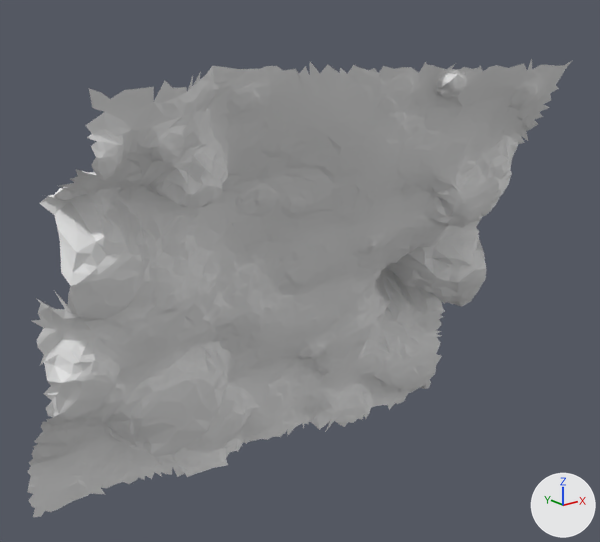
The glTF model moon small_tiles/tile_125.glb: old version first, new version second.
Both versions are drawn from a 50 mm lens placed at (-2.51, 19.57, 14.95), pointed at (2.64, 26.01, 12.37). Every picture has the same lights, and +X, +Y and +Z are marked at lower right. The older version comes first. Vertices at exactly the same position are counted once.

The scene before the commit, as lines of its bpy script (objects in view):
```python
me_t125 = bpy.data.meshes.new('t125')
me_t125.from_pydata(...)  # 5393 vertices, 10457 faces; spans x -0.07..5.39, y 24.52..27.22, z 9.77..14.56
ob_t125 = bpy.data.objects.new('t125', me_t125)
ob_t125.location = (0.0, 0.0, 0.0)
```
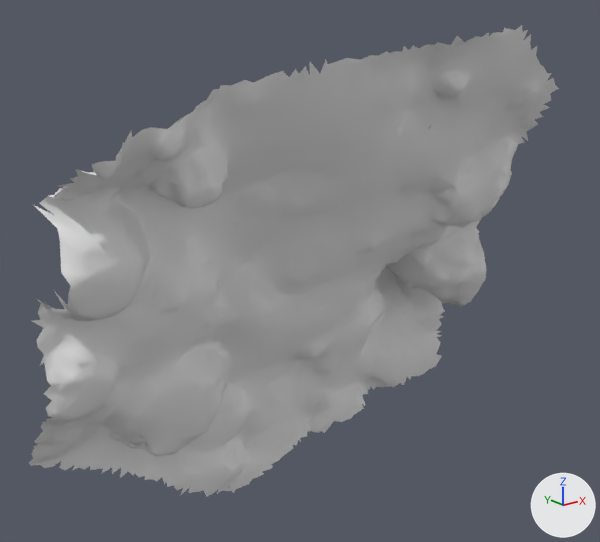
What differs and where, as boxes (x1, y1, x2, y2) in the pictures (600 x 542 px; the box of a moved part takes in the faces that stretch with it):
't125', reshaped
    before: (27, 59, 573, 517)
    after: (29, 25, 559, 497)
part 1 of me_t125, moved or reshaped
    before: (27, 366, 436, 517)
    after: (153, 422, 330, 497)
part 2 of me_t125, moved or reshaped
    before: (86, 60, 573, 164)
    after: (320, 25, 540, 74)
part 3 of me_t125, added
    after: (34, 205, 58, 229)

The change, as a diff of the scene's bpy script:
```diff
--- a/moon small_tiles/tile_125.glb.py
+++ b/moon small_tiles/tile_125.glb.py
@@ me_t125 @@
 # used by ob_t125; location = (0.0, 0.0, 0.0)
-me_t125.from_pydata(...)  # 5393 vertices, 10457 faces; spans x -0.07..5.39, y 24.52..27.22, z 9.77..14.56
+me_t125.from_pydata(...)  # 5403 vertices, 10479 faces; spans x -0.08..5.29, y 24.49..27.2, z 9.22..14.83
+# me_t125 part 1: 200 vertices removed from x -0.04..5.39, y 26.39..27.22, z 9.8..10.5; 164 vertices added at x 1.45..3.69, y 26.88..27.17, z 9.22..9.89
+# me_t125 part 2: 76 vertices removed from x -0.04..4.91, y 24.52..25.18, z 13.96..14.55; 121 vertices added at x 2.08..4.43, y 24.49..24.97, z 14.46..14.83
+# me_t125 part 3: 1 vertex added at x -0.08, y 26.08, z 13.45
```
